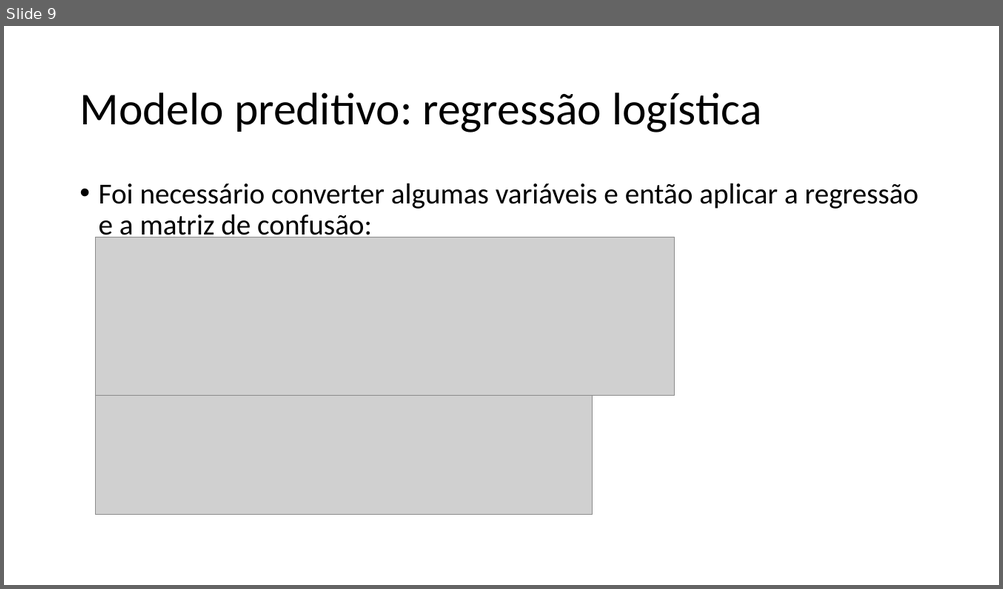
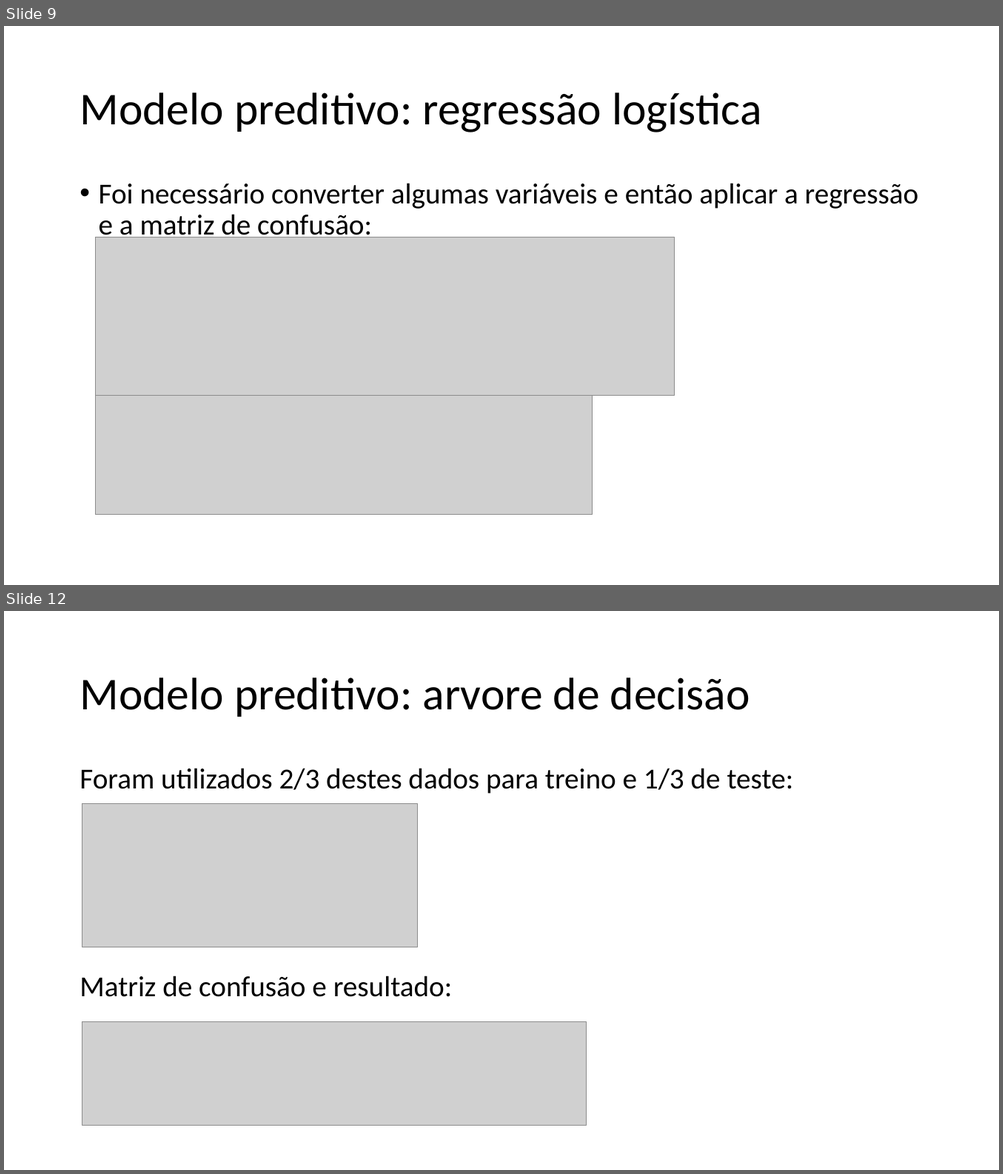
Before and after one commit to padovese/academic-projects, a slide deck: regressao/apresentacao.pptx. Shown one above the other, each under a label of ours: slide 9 before the commit, slides 9 and 12 after it; the slides between them are not shown. The pictures are 1003x589 and 1003x1174 pixels, drawn with LibreOffice and Linux fonts; fonts in the diff are those of the drawing; grey boxes stand for pictures. Boxes give left, top, right and bottom in pixels: in the first picture for what was removed or moved away, otherwise in the second. Text is boxed around its words. In the diff, an @@ line names an element or a change of style, - is before the commit and + after.

```diff
--- a/regressao/apresentacao.pptx
+++ b/regressao/apresentacao.pptx
@@ slide 12 added at (4,611,999,1170), background #FFFFFF @@
@@ title added at (79,678,750,717), 44 pt, text #000000 @@
+Modelo preditivo: arvore de decisão
@@ text added at (79,768,794,997), 28 pt, text #000000 @@
+Foram utilizados 2/3 destes dados para treino e 1/3 de teste:
+Matriz de confusão e resultado:
@@ picture added at (82,804,418,948) @@
@@ picture added at (82,1022,586,1127) @@
```
Also in this commit, not shown: 5 slides changed, 10 other slides added, 4 other files.
